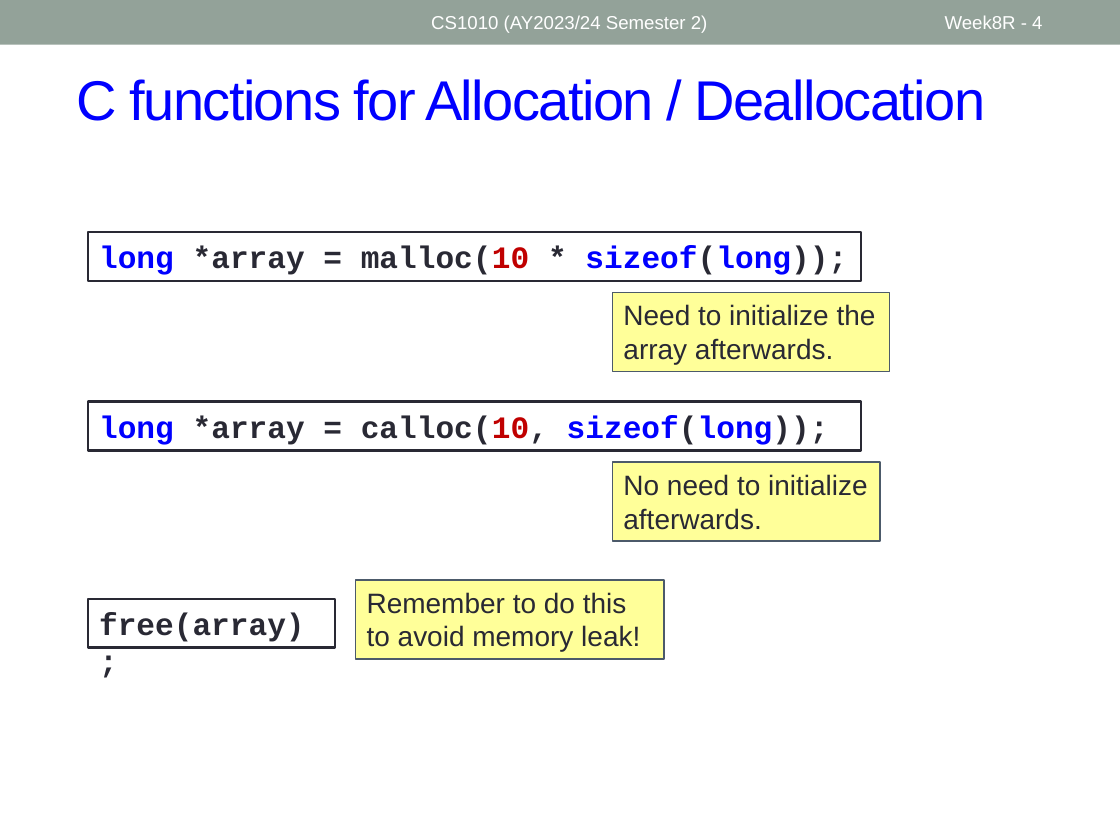
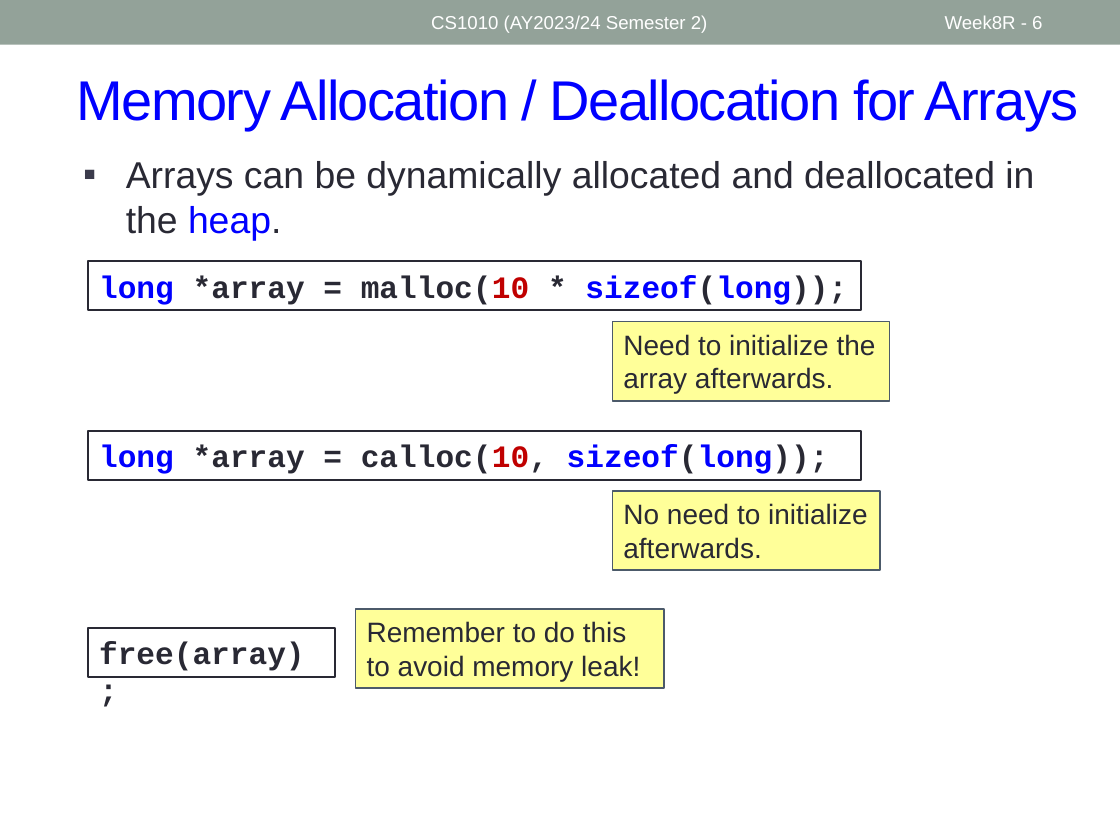
Before and after one commit to nus-cs1010-2425-s2/website, a slide deck: slide 6 of slides/Week8_Recap.pptx (slide 4 before the commit). Drawn at 1120x840 pixels with LibreOffice and Linux fonts; fonts in the diff are those of the drawing. Boxes give left, top, right and bottom in pixels: in the first picture for what was removed or moved away, otherwise in the second. Text is boxed around its words. In the diff, an @@ line names an element or a change of style, - is before the commit and + after.

```diff
--- a/slides/Week8_Recap.pptx
+++ b/slides/Week8_Recap.pptx
@@ page number at (945, 15, 1042, 29): text changed @@
-Week8R - 4
+Week8R - 6
@@ title at (77, 79, 1079, 130): text changed @@
-C functions for Allocation / Deallocation
+Memory Allocation / Deallocation for Arrays
@@ text added at (126, 161, 1034, 240), 24 pt, text #292934 @@
+▪ Arrays can be dynamically allocated and deallocated in the heap.
@@ 6 rectangles: place and size @@
-6 rectangles at (88, 232, 890, 660)
+6 rectangles at (88, 261, 890, 689)
```
Also in this commit, not shown: 3 other slides changed, 8 slides added, 6 slides removed, 4 other files.
